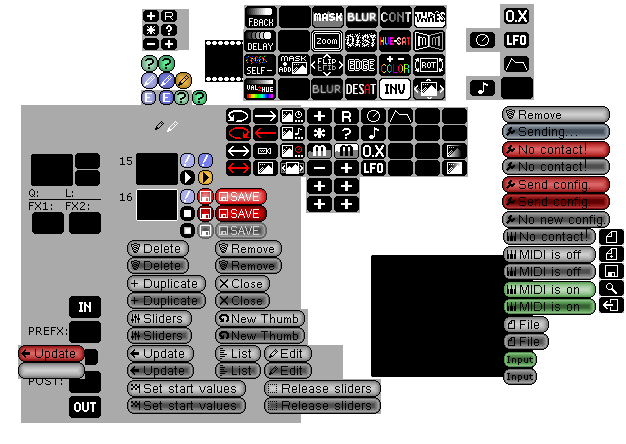
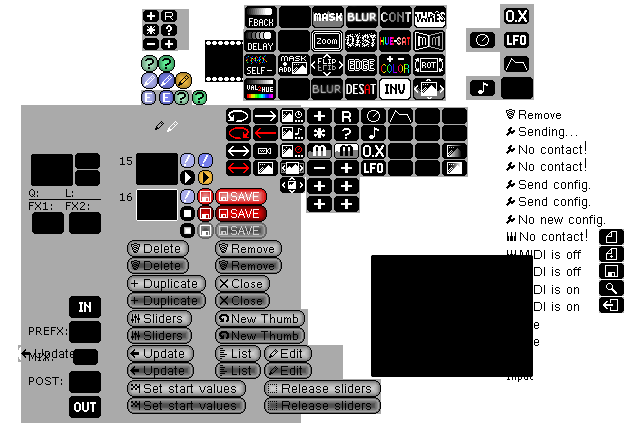
Revision of a layered 626 × 444 image; what changed, layer by layer:
hid "Buttons" over (x1=18, y1=106, x2=610, y2=385)
painted on "New Layer#4" over (x1=280, y1=177, x2=305, y2=193)
